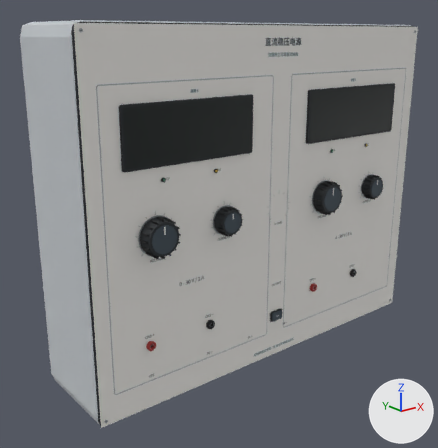
The glTF model content/instruments/ins-dc-power/instrument.glb as it was, and as the next commit left it.
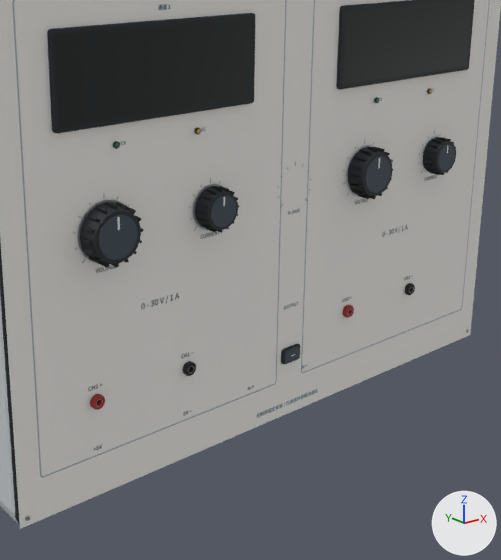
Each version is shown whole from a 50 mm lens placed at (-0.411, -0.469, 0.331), pointed at (-0.031, 0.006, 0.141), then close up on the part from 20% to 94% of the width and 19% to 100% of the height. The axes (+X, +Y, +Z) are drawn at lower right. The lights are the same throughout. The last two pictures show the newer version. Where no turn or scale is listed for an object, it has been applied to the vertices. Vertices at exactly the same position are counted once.

Objects in the first close-up: 'DISPLAY_CH1', 'DISPLAY_CH2', 'MOVING_CH1_I_paint', 'MOVING_CH1_V_paint', 'MOVING_CH2_I_paint', 'MOVING_CH2_V_paint', 'MOVING_OUTPUT_paint', 'PANEL_silkscreen', 'STATIC_metal', 'STATIC_paint'.
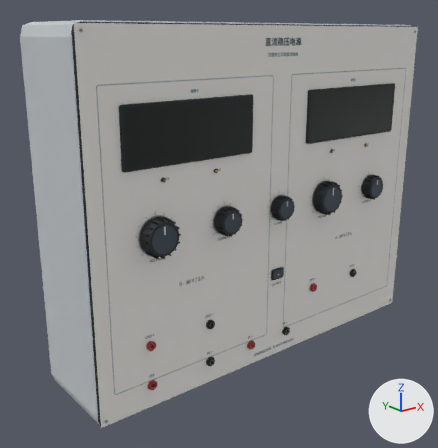
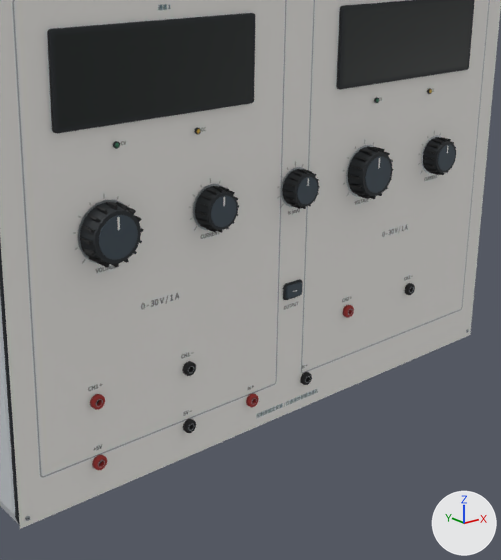
What differs and where, as boxes [x1, y1, x2, y2] in the close-ups (501 x 560 px; the box of a moved part takes in the faces that stretch with it):
'MOVING_IS_I_paint', added: after [282, 169, 320, 209]
'MOVING_OUTPUT_paint', moved: before [284, 346, 300, 363]; after [286, 282, 302, 299]
part 1 of me_mesh_12, added: after [92, 455, 107, 470]
part 2 of me_mesh_12, added: after [183, 419, 196, 433]
part 3 of me_mesh_12, added: after [246, 393, 259, 407]
part 4 of me_mesh_12, added: after [300, 372, 312, 385]
part 5 of me_mesh_12, moved or reshaped: before [281, 344, 300, 364]; after [283, 280, 303, 300]
part 6 of me_mesh_13, added: after [281, 167, 306, 207]

The change, as a list of edits to the scene's bpy script:
```text
Add mat_moving_is_i_paint:
    mat_moving_is_i_paint = bpy.data.materials.new('MOVING_IS_I_paint')
    mat_moving_is_i_paint.use_nodes = True; mat_moving_is_i_paint.node_tree.nodes.clear()
    _N = mat_moving_is_i_paint.node_tree.nodes; _L = mat_moving_is_i_paint.node_tree.links
    n0 = _N.new('ShaderNodeBsdfPrincipled'); n0.name = 'Principled BSDF'
    n0.inputs[1].default_value = 0.035  # 'Metallic'
    n0.inputs[2].default_value = 0.72  # 'Roughness'
    n1 = _N.new('ShaderNodeOutputMaterial'); n1.name = 'Material Output'
    n2 = _N.new('ShaderNodeVertexColor'); n2.name = 'Color Attribute'
    _L.new(n0.outputs[0], n1.inputs[0])  # 'BSDF' to 'Surface'
    _L.new(n2.outputs[0], n0.inputs[0])  # 'Color' to 'Base Color'
Change me_mesh_12:
    used by ob_static_paint; location = (0.0, 0.0, 0.0)
    remove me_mesh_12.from_pydata(...)  # 668 vertices, 1228 faces; spans x -0.21..0.21, y -0.054..0.05, z 0.0..0.34
    add me_mesh_12.from_pydata(...)  # 960 vertices, 1756 faces; spans x -0.21..0.21, y -0.054..0.05, z 0.0..0.34
    me_mesh_12 part 1: the loose piece of 60 vertices spanning x -0.16..-0.15, y -0.054..-0.051, z 0.06..0.069 is copied, and the copy is moved by (0.0, 0.0, -0.04); it spans x -0.16..-0.15, y -0.054..-0.051, z 0.021..0.03
    me_mesh_12 part 2: the loose piece of 60 vertices spanning x -0.093..-0.083, y -0.054..-0.051, z 0.06..0.069 is copied, and the copy is moved by (0.0, 0.0, -0.04); it spans x -0.093..-0.083, y -0.054..-0.051, z 0.021..0.03
    me_mesh_12 part 3: the loose piece of 60 vertices spanning x -0.093..-0.083, y -0.054..-0.051, z 0.06..0.069 is copied, and the copy is moved by (0.053, 0.0, -0.04); it spans x -0.039..-0.031, y -0.054..-0.051, z 0.021..0.03
    me_mesh_12 part 4: the loose piece of 60 vertices spanning x 0.051..0.06, y -0.054..-0.051, z 0.06..0.069 is copied, and the copy is moved by (-0.04, 0.0, -0.04); it spans x 0.01..0.02, y -0.054..-0.051, z 0.021..0.03
    me_mesh_12 part 5: the loose piece of 48 vertices spanning x -0.008..0.008, y -0.052..-0.051, z 0.042..0.054 is moved by (0.0, 0.0, 0.047)
    other edits to the shape of me_mesh_12 do not show in these pictures
Change me_mesh_13:
    used by ob_static_metal; location = (0.0, 0.0, 0.0)
    remove me_mesh_13.from_pydata(...)  # 328 vertices, 384 faces; spans x -0.205..0.205, y -0.054..-0.05, z 0.005..0.335
    add me_mesh_13.from_pydata(...)  # 464 vertices, 520 faces; spans x -0.205..0.205, y -0.054..-0.05, z 0.005..0.335
    me_mesh_13 part 6: the loose piece of 40 vertices spanning x -0.084..-0.056, y -0.052, z 0.152..0.18 is copied, and the copy is moved by (0.07, 0.0, 0.0); it spans x -0.013..0.013, y -0.052, z 0.153..0.179
    other edits to the shape of me_mesh_13 do not show in these pictures
Add me_mesh_5_1:
    me_mesh_5_1.from_pydata(...)  # 224 vertices, 364 faces; spans x -0.0125..0.0125, y -0.011..0.0, z -0.0125..0.0125
    me_mesh_5_1.materials.append(mat_moving_is_i_paint)
Change ob_moving_output_paint:
    ob_moving_output_paint.location: (0.0, -0.0515, 0.048) -> (0.0, -0.0515, 0.095)
Add ob_moving_is_i_paint:
    ob_moving_is_i_paint = bpy.data.objects.new('MOVING_IS_I_paint', me_mesh_5_1)
    ob_moving_is_i_paint.location = (0.0, -0.0515, 0.166)
```
